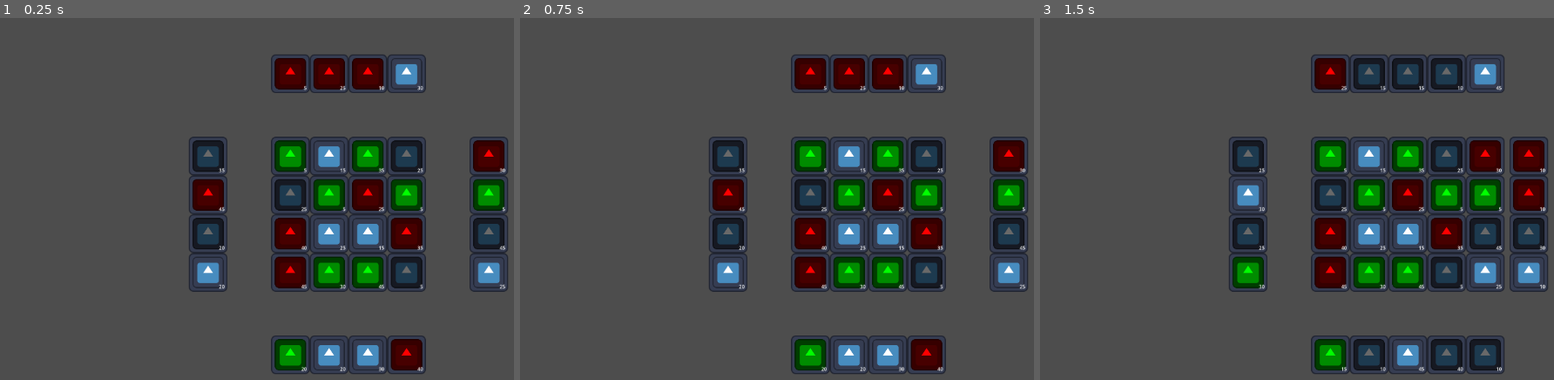
Above: before the commit, frames 1-3 (left to right).
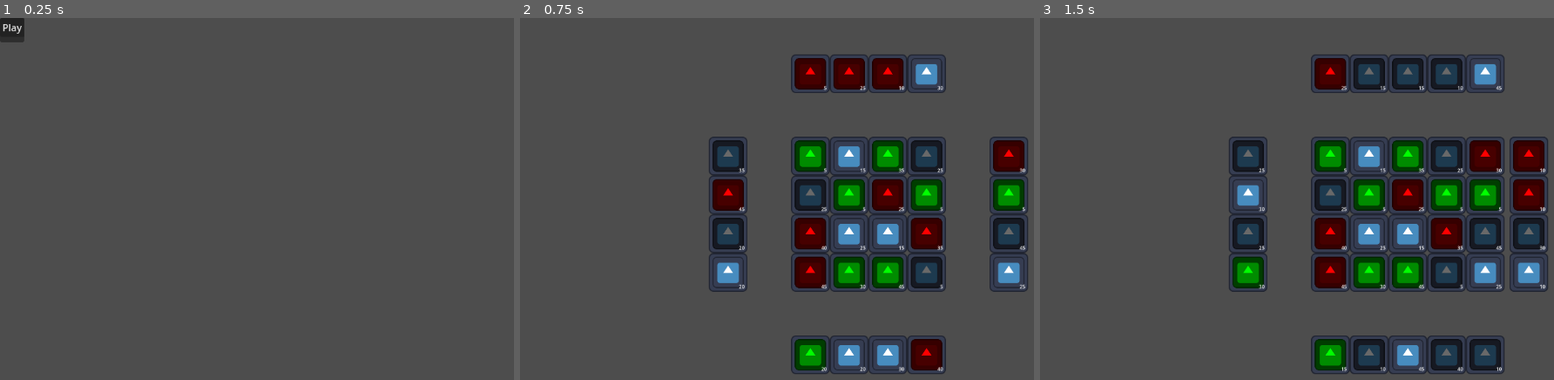
Above: after the commit, the same moments.

Repository: craigmjohnston/ld55
Game: Godot game, scene res://scenes/main.tscn
The game is run twice, just before and just after one commit, with the same random seed, the same clock (stepped at 60 frames per second) and the same inputs. Before the commit the project starts from res://node_2d.tscn. The engine's default icon, where the game draws it, is replaced by a stand-in: a white triangle on a blue panel in a dark square.
Inputs (mouse positions are in pixels of both pictures, inside the frame that each line leads up to):
- Up to frame 1 (0.25 s): no input
- Up to frame 2 (0.75 s): click (530, 28) at 0.5 s, where only the run after the commit has a clickable "Play"
- Up to frame 3 (1.5 s): tap Enter at 1.25 s; hold Right (right_upnext) from 1.28 s (still down); hold Space (new_tile) from 1.28 s (still down)

The runs differ from the first frame. In frame 1, 20% of the frame differs, in the area x 0-99%, y 0-99%; in frame 2, nothing differs; in frame 3, nothing differs.

Commit message:
Title screen, clean-up
Closes LD55-20

Diff:
--- /dev/null
+++ b/levels/test-level.gd
@@ -0,0 +1 @@
+extends "res://Level.gd"
--- /dev/null
+++ b/levels/test-level.tscn
@@ -0,0 +1,6 @@
+[gd_scene load_steps=2 format=3 uid="uid://dwj0pg02osw67"]
+
+[ext_resource type="Script" path="res://levels/test-level.gd" id="1_dc0qy"]
+
+[node name="Test-level" type="Node"]
+script = ExtResource("1_dc0qy")
--- a/node_2d.tscn
+++ /dev/null
@@ -1,49 +0,0 @@
-[gd_scene load_steps=4 format=3 uid="uid://cc4awbml225ro"]
-
-[ext_resource type="Script" path="res://Game Manager.gd" id="1_3sv4e"]
-[ext_resource type="PackedScene" uid="uid://d26auvxl1bkiw" path="res://tile.tscn" id="1_msytn"]
-[ext_resource type="Script" path="res://Board.gd" id="3_7wchs"]
-
-[node name="Node2D" type="Node2D"]
-
-[node name="Camera2D" type="Camera2D" parent="."]
-
-[node name="Game Manager" type="Node" parent="."]
-script = ExtResource("1_3sv4e")
-target_score = 500
-max_turns = 4
-
-[node name="Board" type="Node2D" parent="Game Manager"]
-position = Vector2(2.08165e-12, 2.08165e-12)
-script = ExtResource("3_7wchs")
-tile_scn = ExtResource("1_msytn")
-max_dimensions = Vector2i(8, 8)
-tile_size = Vector2(64, 64)
-
-[node name="UpNextLeft" type="Node2D" parent="Game Manager"]
-position = Vector2(-264, 2.08165e-12)
-script = ExtResource("3_7wchs")
-tile_scn = ExtResource("1_msytn")
-max_dimensions = Vector2i(1, 10)
-tile_size = Vector2(128, 128)
-
-[node name="UpNextRight" type="Node2D" parent="Game Manager"]
-position = Vector2(200, 2.08165e-12)
-script = ExtResource("3_7wchs")
-tile_scn = ExtResource("1_msytn")
-max_dimensions = Vector2i(1, 10)
-tile_size = Vector2(128, 128)
-
-[node name="UpNextTop" type="Node2D" parent="Game Manager"]
-position = Vector2(2.08165e-12, -264)
-script = ExtResource("3_7wchs")
-tile_scn = ExtResource("1_msytn")
-max_dimensions = Vector2i(10, 1)
-tile_size = Vector2(128, 128)
-
-[node name="UpNextBottom" type="Node2D" parent="Game Manager"]
-position = Vector2(2.08165e-12, 200)
-script = ExtResource("3_7wchs")
-tile_scn = ExtResource("1_msytn")
-max_dimensions = Vector2i(10, 1)
-tile_size = Vector2(128, 128)
--- /dev/null
+++ b/prefabs/tile.tscn
@@ -0,0 +1,23 @@
+[gd_scene load_steps=3 format=3 uid="uid://d26auvxl1bkiw"]
+
+[ext_resource type="Texture2D" uid="uid://bypp2iy7xlexv" path="res://icon.svg" id="1_30w2j"]
+[ext_resource type="Script" path="res://scripts/Tile.gd" id="2_lq5g5"]
+
+[node name="Tile" type="Node2D"]
+script = ExtResource("2_lq5g5")
+
+[node name="Background" type="Sprite2D" parent="."]
+texture = ExtResource("1_30w2j")
+
+[node name="Icon" type="Sprite2D" parent="."]
+scale = Vector2(0.8, 0.8)
+texture = ExtResource("1_30w2j")
+
+[node name="Label" type="Label" parent="."]
+offset_left = 15.0
+offset_top = 35.0
+offset_right = 55.0
+offset_bottom = 58.0
+text = "hello"
+horizontal_alignment = 2
+vertical_alignment = 2
--- a/project.godot
+++ b/project.godot
@@ -11,7 +11,7 @@
 [application]
 
 config/name="ld-55"
-run/main_scene="res://node_2d.tscn"
+run/main_scene="res://scenes/main.tscn"
 config/features=PackedStringArray("4.2", "GL Compatibility")
 config/icon="res://icon.svg"
 
--- /dev/null
+++ b/scenes/gameplay.tscn
@@ -0,0 +1,49 @@
+[gd_scene load_steps=4 format=3 uid="uid://cc4awbml225ro"]
+
+[ext_resource type="Script" path="res://scripts/Game Manager.gd" id="1_3sv4e"]
+[ext_resource type="PackedScene" uid="uid://d26auvxl1bkiw" path="res://prefabs/tile.tscn" id="3_7mfkw"]
+[ext_resource type="Script" path="res://scripts/Board.gd" id="3_7wchs"]
+
+[node name="Node2D" type="Node2D"]
+
+[node name="Camera2D" type="Camera2D" parent="."]
+
+[node name="Game Manager" type="Node" parent="."]
+script = ExtResource("1_3sv4e")
+target_score = 500
+max_turns = 4
+
+[node name="Board" type="Node2D" parent="Game Manager"]
+position = Vector2(2.08165e-12, 2.08165e-12)
+script = ExtResource("3_7wchs")
+tile_scn = ExtResource("3_7mfkw")
+max_dimensions = Vector2i(8, 8)
+tile_size = Vector2(64, 64)
+
+[node name="UpNextLeft" type="Node2D" parent="Game Manager"]
+position = Vector2(-264, 2.08165e-12)
+script = ExtResource("3_7wchs")
+tile_scn = ExtResource("3_7mfkw")
+max_dimensions = Vector2i(1, 10)
+tile_size = Vector2(128, 128)
+
+[node name="UpNextRight" type="Node2D" parent="Game Manager"]
+position = Vector2(200, 2.08165e-12)
+script = ExtResource("3_7wchs")
+tile_scn = ExtResource("3_7mfkw")
+max_dimensions = Vector2i(1, 10)
+tile_size = Vector2(128, 128)
+
+[node name="UpNextTop" type="Node2D" parent="Game Manager"]
+position = Vector2(2.08165e-12, -264)
+script = ExtResource("3_7wchs")
+tile_scn = ExtResource("3_7mfkw")
+max_dimensions = Vector2i(10, 1)
+tile_size = Vector2(128, 128)
+
+[node name="UpNextBottom" type="Node2D" parent="Game Manager"]
+position = Vector2(2.08165e-12, 200)
+script = ExtResource("3_7wchs")
+tile_scn = ExtResource("3_7mfkw")
+max_dimensions = Vector2i(10, 1)
+tile_size = Vector2(128, 128)
--- /dev/null
+++ b/scenes/main.tscn
@@ -0,0 +1,12 @@
+[gd_scene load_steps=4 format=3 uid="uid://24dtbdypt2bf"]
+
+[ext_resource type="Script" path="res://scripts/SceneManager.gd" id="1_ci2we"]
+[ext_resource type="PackedScene" uid="uid://cc4awbml225ro" path="res://scenes/gameplay.tscn" id="2_bxtfe"]
+[ext_resource type="PackedScene" uid="uid://cdqi1jp2u3n6c" path="res://scenes/title.tscn" id="2_s2vu0"]
+
+[node name="Main" type="Node2D"]
+
+[node name="SceneManager" type="Node2D" parent="."]
+script = ExtResource("1_ci2we")
+titleScene = ExtResource("2_s2vu0")
+gameplayScene = ExtResource("2_bxtfe")
--- /dev/null
+++ b/scenes/title.tscn
@@ -0,0 +1,18 @@
+[gd_scene load_steps=2 format=3 uid="uid://cdqi1jp2u3n6c"]
+
+[ext_resource type="Script" path="res://scripts/TitleManager.gd" id="1_30n4y"]
+
+[node name="Title" type="Node2D"]
+script = ExtResource("1_30n4y")
+
+[node name="ItemList" type="ItemList" parent="."]
+offset_right = 40.0
+offset_bottom = 40.0
+
+[node name="Button" type="Button" parent="ItemList"]
+layout_mode = 0
+offset_right = 8.0
+offset_bottom = 8.0
+text = "Play"
+
+[connection signal="pressed" from="ItemList/Button" to="." method="on_play_clicked"]
--- /dev/null
+++ b/scripts/Level.gd
@@ -0,0 +1,3 @@
+extends Resource
+
+@export var target_score: int
--- /dev/null
+++ b/scripts/SceneManager.gd
@@ -0,0 +1,21 @@
+extends Node2D
+
+@export var titleScene: PackedScene
+@export var gameplayScene: PackedScene
+@export var loseScene: PackedScene
+@export var winScene: PackedScene
+
+var currentScn: Node
+
+func _ready():
+	var scn = titleScene.instantiate()
+	add_child(scn)
+	scn.play_clicked.connect(on_title_play_clicked)
+	currentScn = scn
+
+func on_title_play_clicked():
+	if currentScn != null:
+		currentScn.queue_free()
+	var scn = gameplayScene.instantiate()
+	add_child(scn)
+	currentScn = scn
--- /dev/null
+++ b/scripts/TitleManager.gd
@@ -0,0 +1,6 @@
+extends Node2D
+
+signal play_clicked
+
+func on_play_clicked():
+	play_clicked.emit()
--- a/tile.tscn
+++ /dev/null
@@ -1,23 +0,0 @@
-[gd_scene load_steps=3 format=3 uid="uid://d26auvxl1bkiw"]
-
-[ext_resource type="Texture2D" uid="uid://bypp2iy7xlexv" path="res://icon.svg" id="1_30w2j"]
-[ext_resource type="Script" path="res://Tile.gd" id="2_lq5g5"]
-
-[node name="Tile" type="Node2D"]
-script = ExtResource("2_lq5g5")
-
-[node name="Background" type="Sprite2D" parent="."]
-texture = ExtResource("1_30w2j")
-
-[node name="Icon" type="Sprite2D" parent="."]
-scale = Vector2(0.8, 0.8)
-texture = ExtResource("1_30w2j")
-
-[node name="Label" type="Label" parent="."]
-offset_left = 15.0
-offset_top = 35.0
-offset_right = 55.0
-offset_bottom = 58.0
-text = "hello"
-horizontal_alignment = 2
-vertical_alignment = 2
Not shown, removed: build/index.apple-touch-icon.png.import
Not shown, removed: build/index.icon.png.import
Not shown, removed: build/index.png.import
Renamed: Board.gd -> scripts/Board.gd
Renamed: Game Manager.gd -> scripts/Game Manager.gd
Renamed: Tile.gd -> scripts/Tile.gd
Renamed: TileStats.gd -> scripts/TileStats.gd
Not shown, changed: build/Archive.zip
Not shown, removed: build/index.apple-touch-icon.png
Not shown, removed: build/index.audio.worklet.js
Not shown, removed: build/index.icon.png
Not shown, removed: build/index.pck
(and 3 more such lines)
